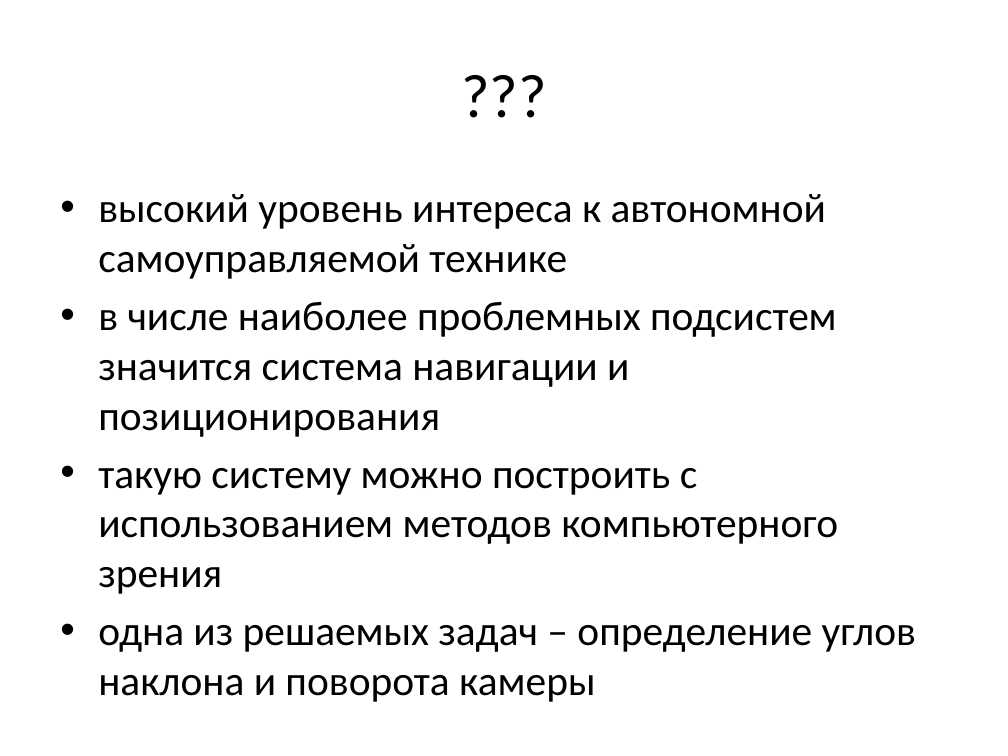
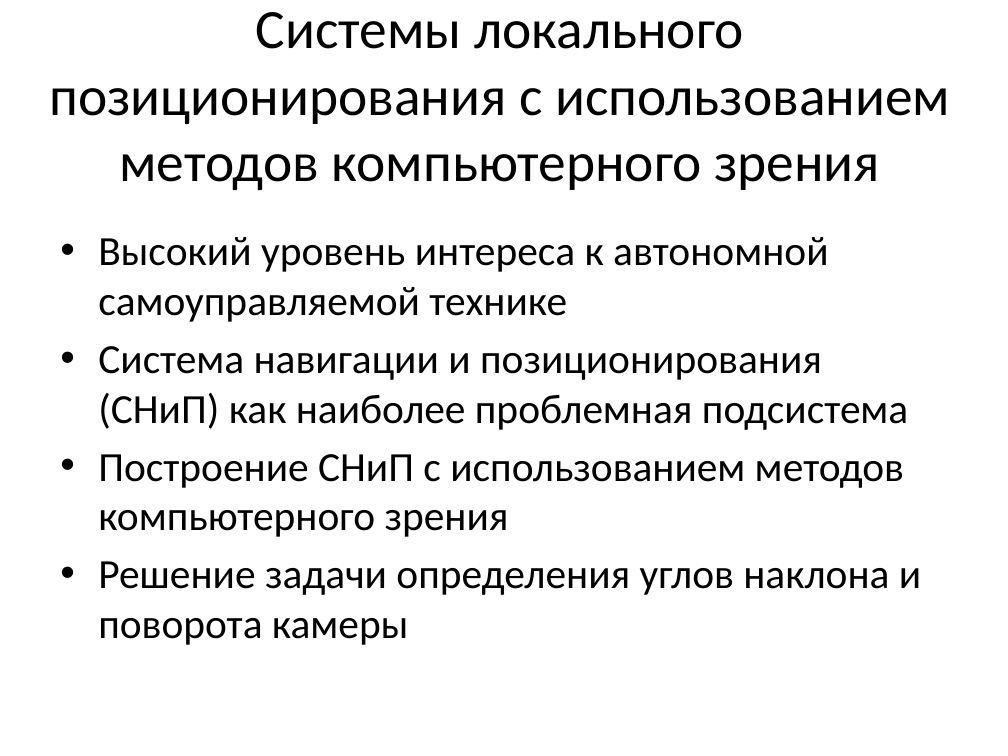
Before and after one commit to pkuderov/gyrocam, a slide deck: slide 6 of presentation.pptx (slide 2 before the commit). Drawn at 1008x756 pixels with LibreOffice and Linux fonts; fonts in the diff are those of the drawing. Boxes give left, top, right and bottom in pixels: in the first picture for what was removed or moved away, otherwise in the second. Text is boxed around its words. In the diff, an @@ line names an element or a change of style, - is before the commit and + after.

```diff
--- a/presentation.pptx
+++ b/presentation.pptx
@@ title at (x1=49, y1=12, x2=950, y2=190): text changed; size 44 to 39.6 pt @@
-???
+Системы локального позиционирования с использованием методов компьютерного зрения
@@ text at (x1=98, y1=237, x2=921, y2=645): text changed @@
-• высокий уровень интереса к автономной самоуправляемой технике
-• в числе наиболее проблемных подсистем значится система навигации и позиционирования
-• такую систему можно построить с использованием методов компьютерного зрения
-• одна из решаемых задач – определение углов наклона и поворота камеры
+• Высокий уровень интереса к автономной самоуправляемой технике
+• Система навигации и позиционирования (СНиП) как наиболее проблемная подсистема
+• Построение СНиП с использованием методов компьютерного зрения
+• Решение задачи определения углов наклона и поворота камеры
```
Also in this commit, not shown: 7 other slides changed, 5 slides added, 5 slides removed, 3 other files.
